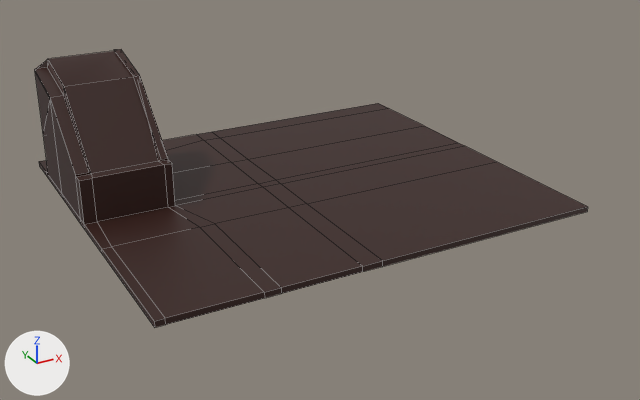
The FBX model Unity_File/Assets/Models/TutorialObj/M_CeilingDown.fbx, before and after one commit.
Both versions are drawn from a 50 mm lens placed at (-4.77, -16.58, 6.34), pointed at (2.43, -3.49, -0.21). The lights are fixed; the arrows at lower left show +X, +Y and +Z. Mesh edges are drawn as thin lines. Where no turn or scale is listed for an object, it has been applied to the vertices.

The first picture shows 'Ceiling_Down'.
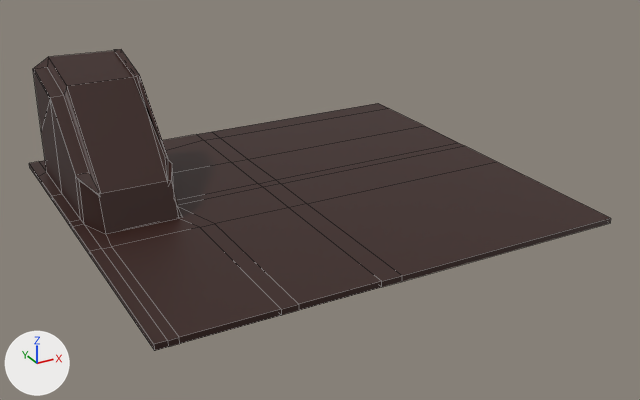
Location of each change, [x1, y1, x2, y2] in pixels of the pictures (640 x 400 px):
'Ceiling_Down', reshaped (8% taller)
    before: [35, 49, 588, 328]
    after: [29, 49, 611, 351]
part 1 of me_cube_047, built on
    before: [35, 51, 588, 328]
    after: [29, 51, 611, 351]

What the commit changed:
me_cube_047 is used by ob_ceiling_down; location (0.0, 0.0, -0.21).
me_cube_047 had 130 vertices, 131 faces and spanned x -1.65..6.49, y -6.11..0.93, z -0.08..2.32.
me_cube_047 now has 144 vertices, 145 faces and spans x -1.84..6.49, y -6.67..0.93, z -0.08..2.32.
Part 1, on me_cube_047:
6 faces are deleted.
14 vertices in x -1.65..6.49, y -6.11, z -0.08..0.02 move by (0.0, -0.56, 0.0).
3 vertices in x -1.41..0.0, y -2.27, z -0.08..0.02 move by (0.0, -0.75, 0.0).
3 vertices in x -1.65, y 0.11, z 0.02..2.1 move by (0.0, 0.15, 0.0).
3 vertices in x -1.38, y 0.12, z 0.02..2.29 move by (0.05, 0.15, 0.0).
12 vertices move from x -1.43..0.09, y -2.49..-1.0, z -0.08..2.05 to x -1.43..0.09, y -3.07..-1.0, z -0.08..2.05.
1 vertex is added at (-1.84, 0.11, 0.02).
13 new vertices lie (-0.19, 0.0, 0.0) away from vertices in x -1.65, y -6.11..0.93, z -0.08..0.02.
20 new faces join them.
